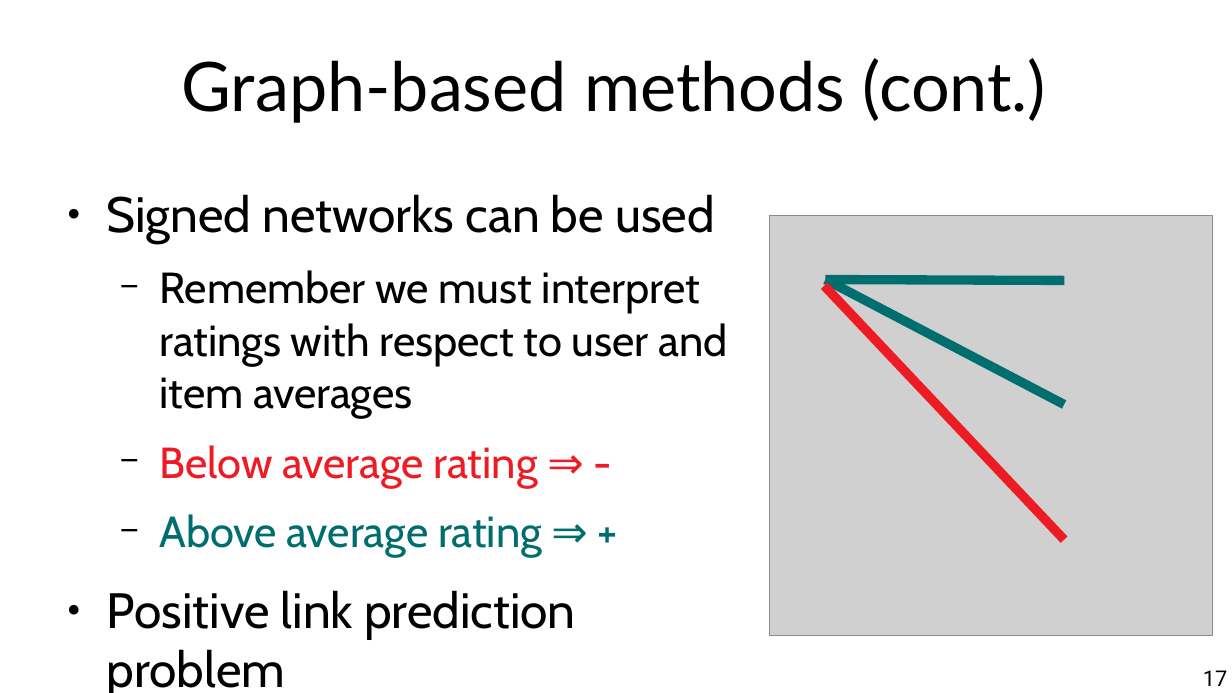
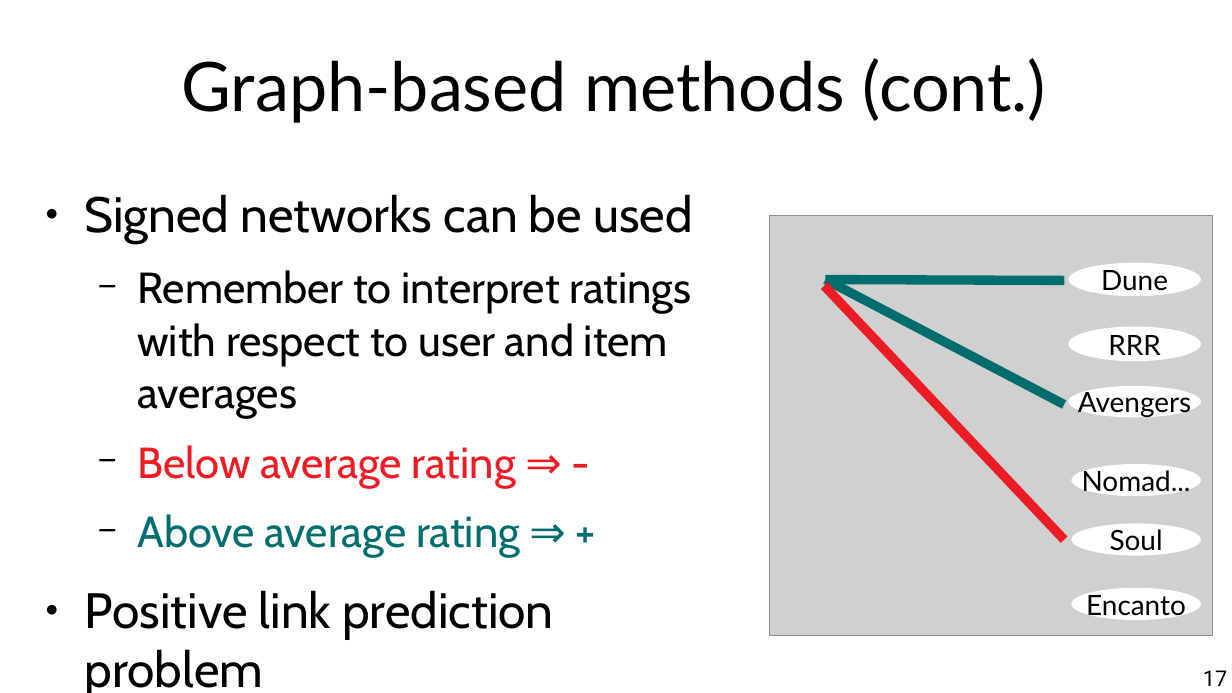
Before and after one commit to marco-calautti/data-mining-course, a slide deck: slide 17 of theory/odp/tt17_interaction_based_recommenders.odp. Drawn at 1232x693 pixels with LibreOffice and Linux fonts; fonts in the diff are those of the drawing; grey boxes stand for pictures. Boxes give left, top, right and bottom in pixels: in the first picture for what was removed or moved away, otherwise in the second. Text is boxed around its words. In the diff, an @@ line names an element or a change of style, - is before the commit and + after.

```diff
--- a/theory/odp/tt17_interaction_based_recommenders.odp
+++ b/theory/odp/tt17_interaction_based_recommenders.odp
@@ text "Signed networks can be used": place and size @@
-text "Signed networks can be used" at [107,194,727,693]
+text "Signed networks can be used" at [85,194,693,693]
@@ ellipse added at [1069,263,1202,296], fill #FFFFFF, 18 pt, text #000000 @@
+Dune
@@ text at [137,270,691,418]: text changed @@
-  − Remember we must interpret ratings with respect to user and item averages
+  − Remember to interpret ratings with respect to user and item averages
@@ ellipse added at [1069,326,1202,361], fill #FFFFFF, 18 pt, text #000000 @@
+RRR
@@ ellipse added at [1069,386,1202,417], fill #FFFFFF, 18 pt, text #000000 @@
+Avengers
@@ ellipse added at [1072,464,1202,496], fill #FFFFFF, 18 pt, text #000000 @@
+Nomad...
@@ ellipse added at [1072,523,1202,556], fill #FFFFFF, 18 pt, text #000000 @@
+Soul
@@ ellipse added at [1072,588,1202,620], fill #FFFFFF, 18 pt, text #000000 @@
+Encanto
```
Also in this commit, not shown: 12 other slides changed, 4 other files.
